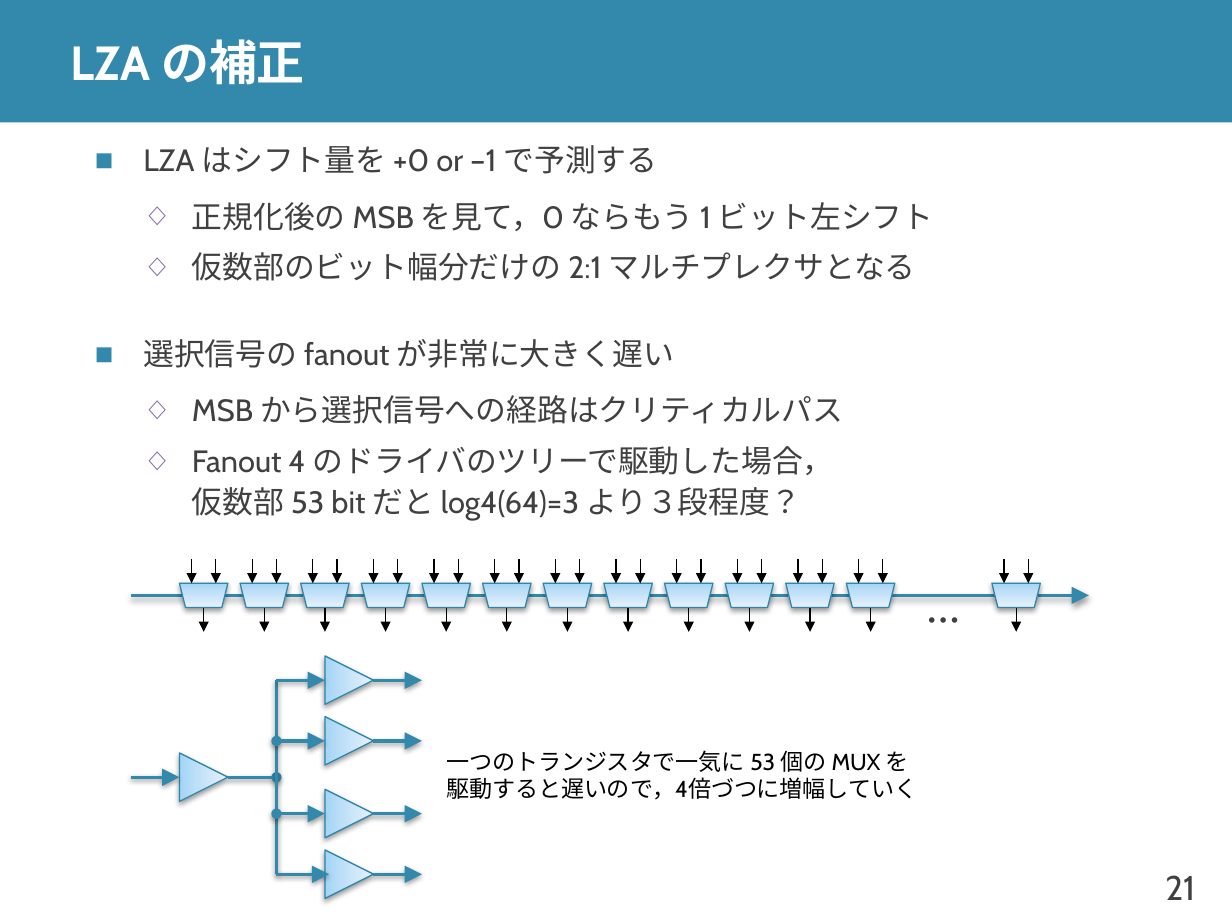
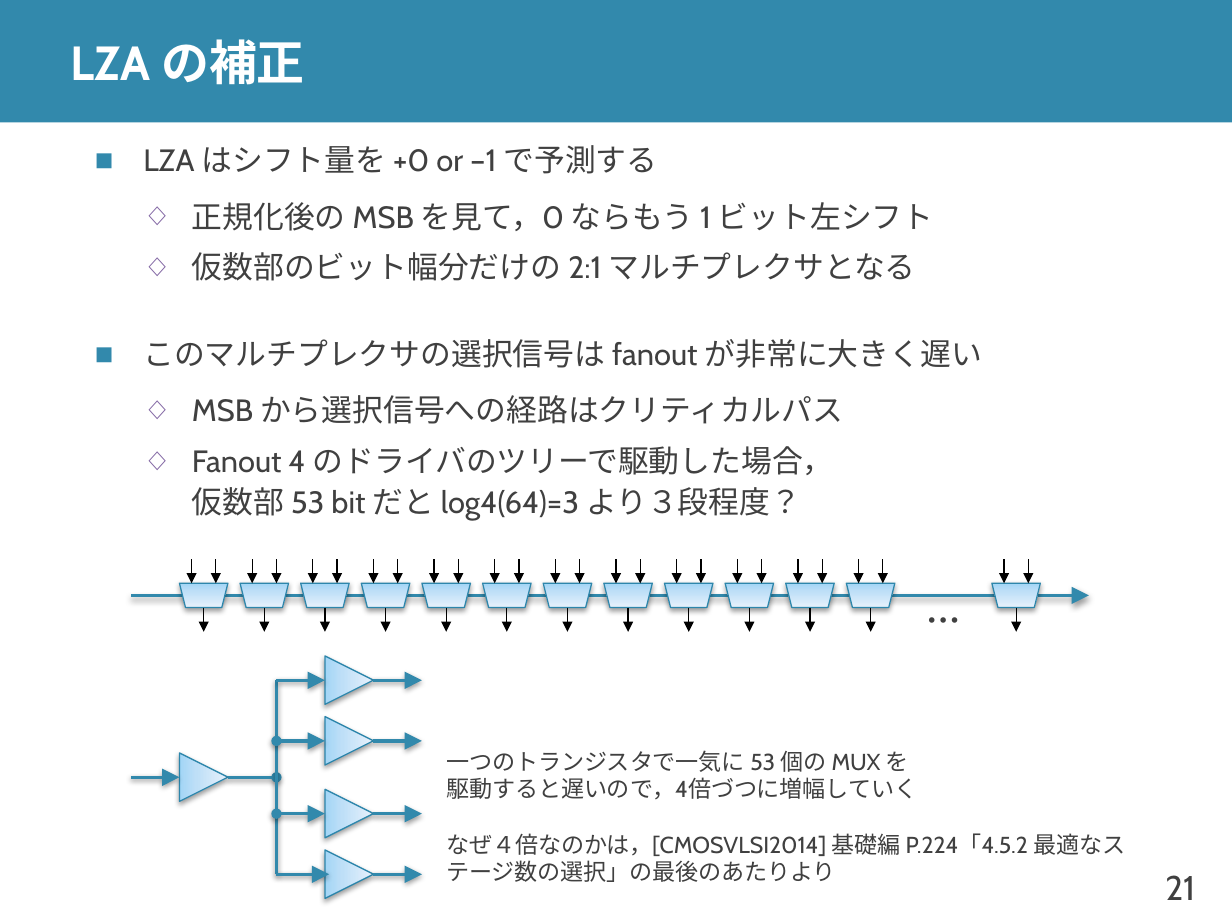
Before and after one commit to shioyadan/advanced-computer-organization, a slide deck: slide 21 of aco-shioya-appendix-fpu.pptx. Drawn at 1232x924 pixels with LibreOffice and Linux fonts; fonts in the diff are those of the drawing. Boxes give left, top, right and bottom in pixels: in the first picture for what was removed or moved away, otherwise in the second. Text is boxed around its words. In the diff, an @@ line names an element or a change of style, - is before the commit and + after.

```diff
--- a/aco-shioya-appendix-fpu.pptx
+++ b/aco-shioya-appendix-fpu.pptx
@@ text at (143,339,982,368): text changed @@
-■ 選択信号の fanout が非常に大きく遅い
+■ このマルチプレクサの選択信号は fanout が非常に大きく遅い
@@ text at (446,750,917,799): text colour #000000 to #404040 in "一つのトランジスタで一気に 53 個の MUX を 駆動すると遅いので，4倍づつに増幅していく" @@
@@ text at (446,833,1125,882): paragraph added @@
+なぜ４倍なのかは，[CMOSVLSI2014] 基礎編 P.224「4.5.2 最適なステージ数の選択」の最後のあたりより
```
Also in this commit, not shown: 11 other slides changed.
